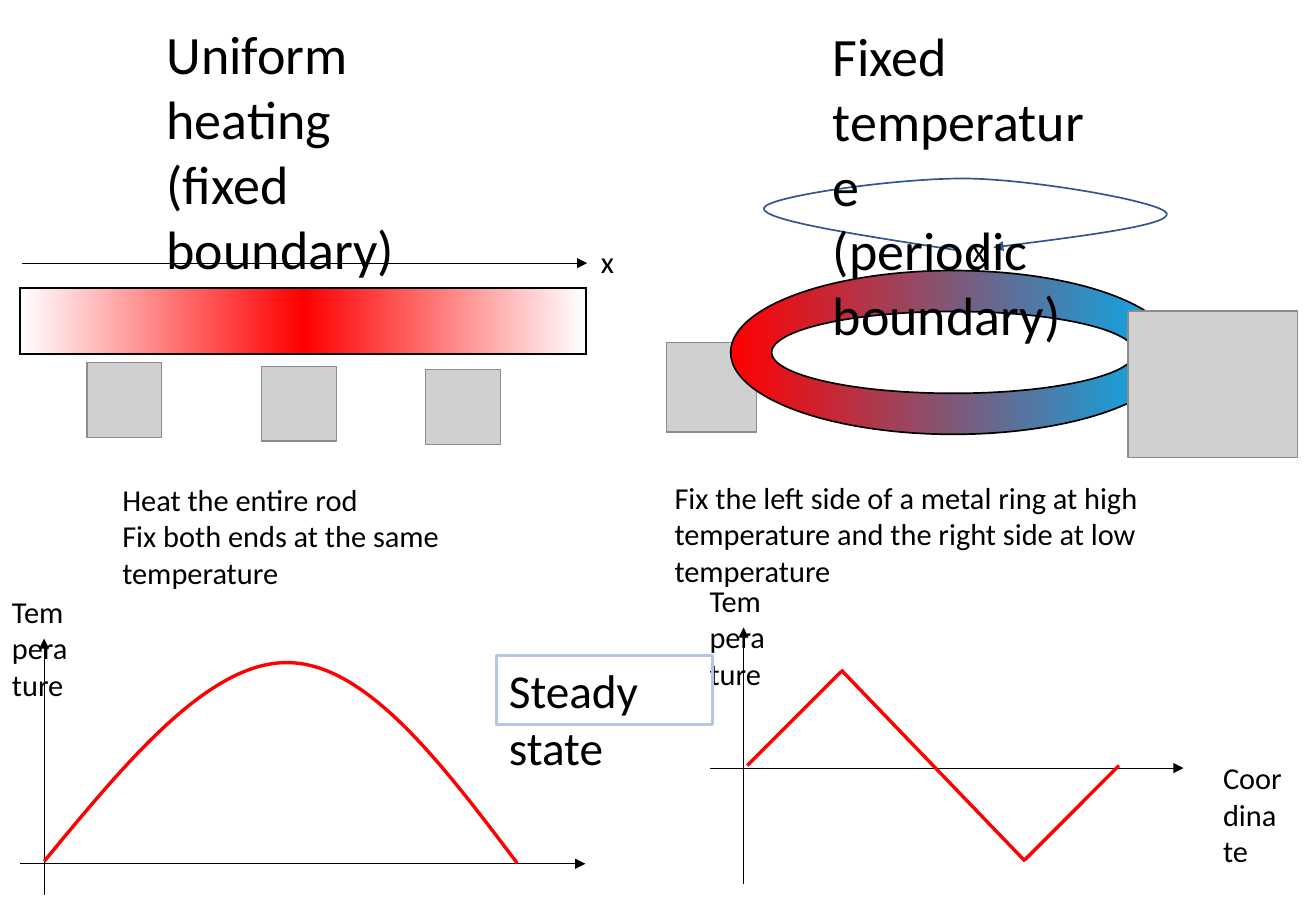
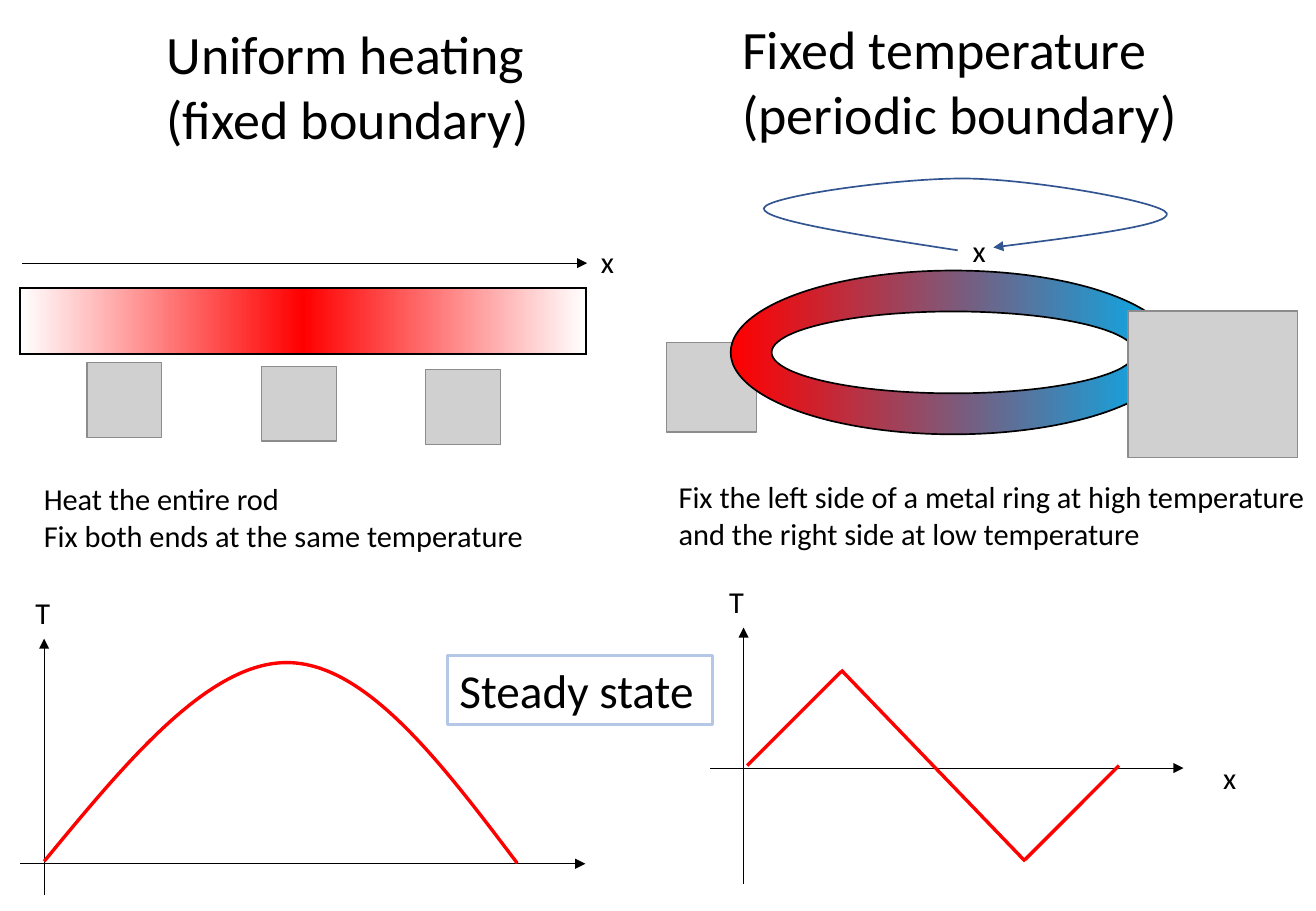
Before and after one commit to kaityo256/sevendayshpc, a slide deck: slide 6 of site-assets/sources/day4/fig-ja-en.pptx. Drawn at 1316x911 pixels with LibreOffice and Linux fonts; fonts in the diff are those of the drawing; grey boxes stand for pictures. Boxes give left, top, right and bottom in pixels: in the first picture for what was removed or moved away, otherwise in the second. Text is boxed around its words. In the diff, an @@ line names an element or a change of style, - is before the commit and + after.

```diff
--- a/site-assets/sources/day4/fig-ja-en.pptx
+++ b/site-assets/sources/day4/fig-ja-en.pptx
@@ text "Uniform heating" rewrapped from (167, 37, 395, 278) to (167, 36, 529, 148) @@
@@ text "Fixed temperature" rewrapped from (833, 38, 1061, 348) to (742, 31, 1177, 143) @@
@@ text "Heat the entire rod" rewrapped from (122, 490, 439, 548) to (44, 489, 523, 552) @@
@@ text "Fix the left side of ..." rewrapped from (675, 488, 1137, 551) to (679, 487, 1304, 551) @@
@@ text at (729, 593, 744, 613): text changed @@
-Temperature
+T
@@ text at (35, 604, 50, 624): text changed @@
-Temperature
+T
@@ rectangle "Steady state": place and size @@
-rectangle "Steady state" at (497, 655, 712, 724)
+rectangle "Steady state" at (447, 655, 712, 724)
@@ text at (1223, 774, 1236, 789): text changed @@
-Coordinate
+x
```
Also in this commit, not shown: 5 other slides changed, 6 other files.
